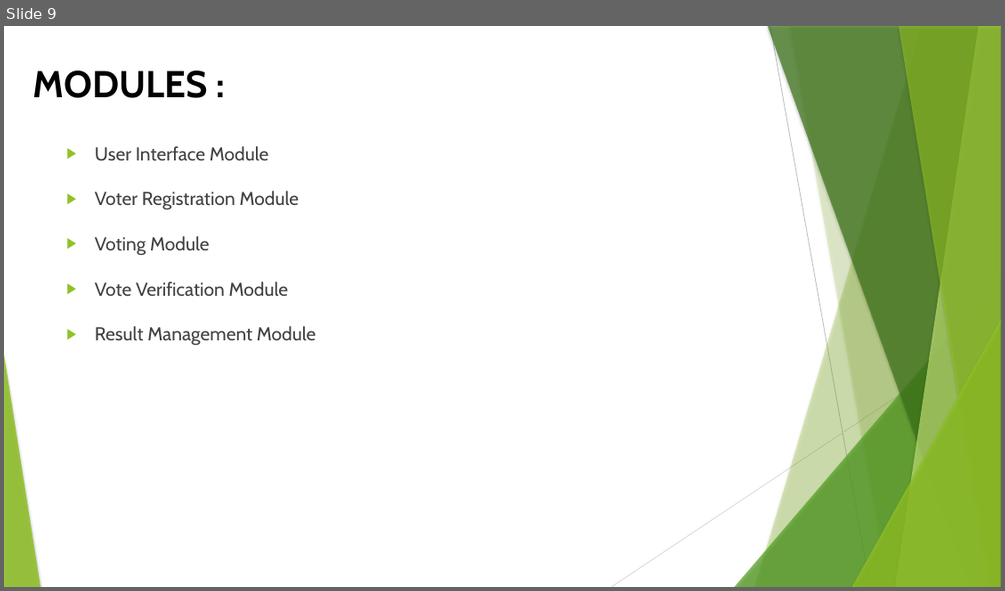
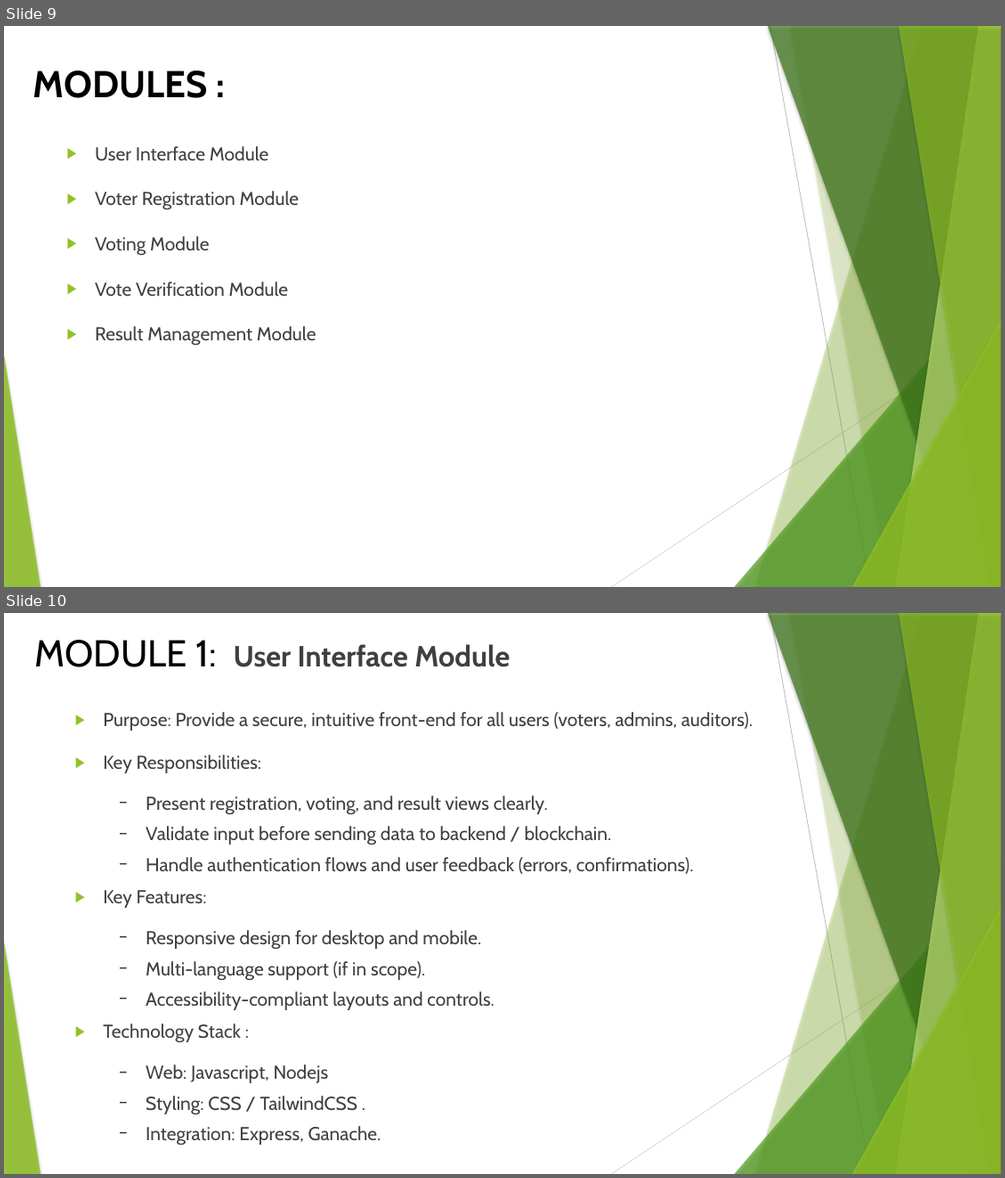
Before and after one commit to SridharanThangaraji/blockchain-voting, a slide deck: docs/ppt/final(1).pptx. Shown one above the other, each under a label of ours: slide 9 before the commit, slides 9 and 10 after it. The pictures are 1005x591 and 1005x1178 pixels, drawn with LibreOffice and Linux fonts; fonts in the diff are those of the drawing; background and template pictures are left out. Boxes give left, top, right and bottom in pixels: in the first picture for what was removed or moved away, otherwise in the second. Text is boxed around its words. In the diff, an @@ line names an element or a change of style, - is before the commit and + after.

```diff
--- a/docs/ppt/final(1).pptx
+++ b/docs/ppt/final(1).pptx
@@ slide 10 added at bbox=[4, 613, 1001, 1174], background picture (left out); not listed: 10 template elements that a slide beside it also shows @@
@@ title added at bbox=[34, 640, 510, 667], 28 pt, text #404040, bold @@
+MODULE 1: User Interface Module
@@ text added at bbox=[103, 712, 752, 1114], 18 pt, text #404040 @@
+▶ Purpose: Provide a secure, intuitive front-end for all users (voters, admins, auditors).
+▶ Key Responsibilities:
+  − Present registration, voting, and result views clearly.
+  − Validate input before sending data to backend / blockchain.
+  − Handle authentication flows and user feedback (errors, confirmations).
+▶ Key Features:
+  − Responsive design for desktop and mobile.
+  − Multi-language support (if in scope).
+  − Accessibility-compliant layouts and controls.
+▶ Technology Stack :
+  − Web: Javascript, Nodejs
+  − Styling: CSS / TailwindCSS .
+  − Integration: Express, Ganache.
```
Also in this commit, not shown: 2 other slides added, 1 slide removed, 34 other files.
